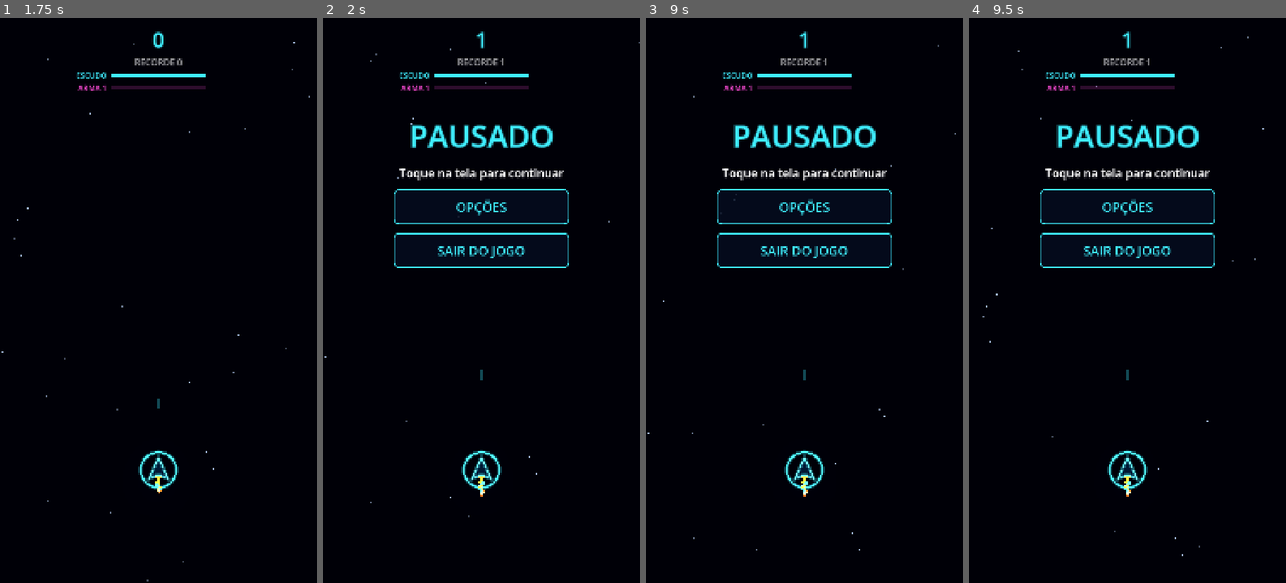
Above: before the commit, frames 1-4 (left to right).
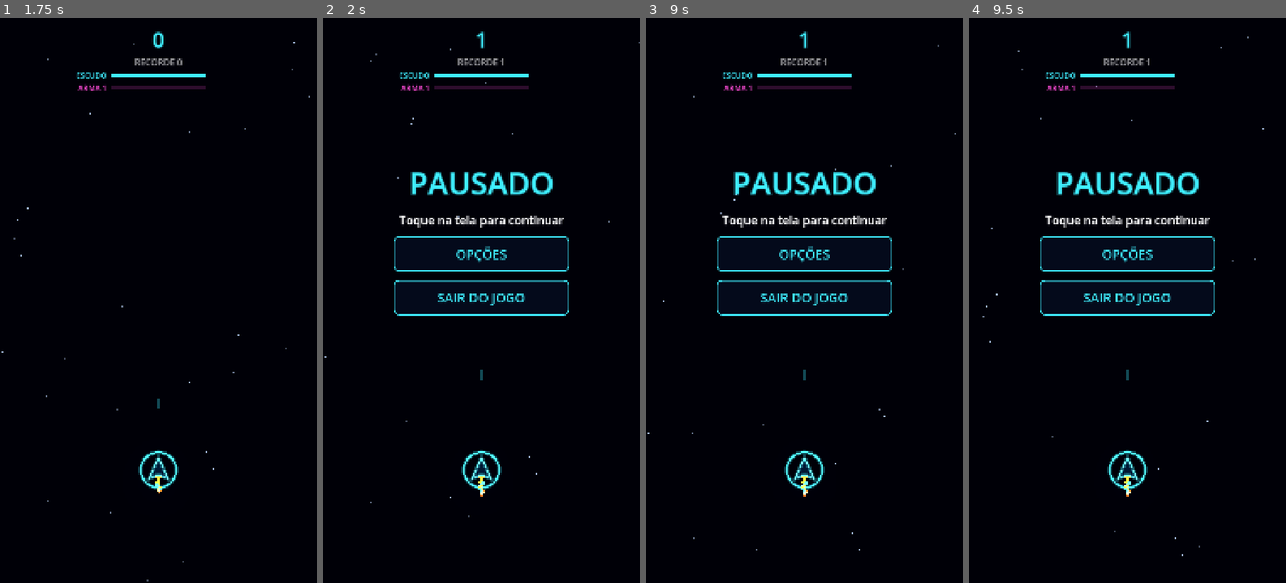
Above: after the commit, the same moments.

Repository: mprovensi/AstraDodge
Game: Godot game, scene res://scenes/main.tscn
Same seed, same stepped clock (60 frames per second), same inputs: the game is played once before the commit and once after it.
Inputs (mouse positions are in pixels of both pictures, inside the frame that each line leads up to):
- Up to frame 1 (1.75 s): click "NOVO JOGO" at 0.5 s; move the mouse to (228, 272) at 1.27 s; click (228, 272) at 1.42 s
- Up to frame 2 (2 s): no input
- Up to frame 3 (9 s): click "OPÇÕES" at 2 s; click "MÚSICA: LIGADA" at 2.75 s; click "MÚSICA: DESLIGADA" at 3.5 s; click "EFEITOS: LIGADOS" at 4.25 s; click "EFEITOS: DESLIGADOS" at 5 s; click "VIBRAÇÃO: LIGADA" at 5.75 s; click "VIBRAÇÃO: DESLIGADA" at 6.5 s; click "-" at 7.25 s; click "+" at 8 s; click "VOLTAR" at 8.75 s
- Up to frame 4 (9.5 s): no input

Frame 1 is identical in both runs. In frame 2, 5.0% of the frame differs, in the area x 22-78%, y 18-53%; in frame 3, 5.0%; in frame 4, 5.0%.

Commit message:
Desce um pouco o menu de pausa
Co-Authored-By: Claude Opus 5.5 <noreply@anthropic.com>

Diff:
--- a/scripts/hud.gd
+++ b/scripts/hud.gd
@@ -16,7 +16,7 @@
 const SHIELD_TRAIL_DELAY := 0.35   # o "rastro" branco espera antes de encolher
 const SHIELD_TRAIL_SPEED := 0.8    # fração da barra por segundo
 const HINT_FADE := 0.4
-const PAUSE_TOP_MARGIN := 300.0
+const PAUSE_TOP_MARGIN := 460.0
 
 var _top: VBoxContainer
 var _score_label: Label
